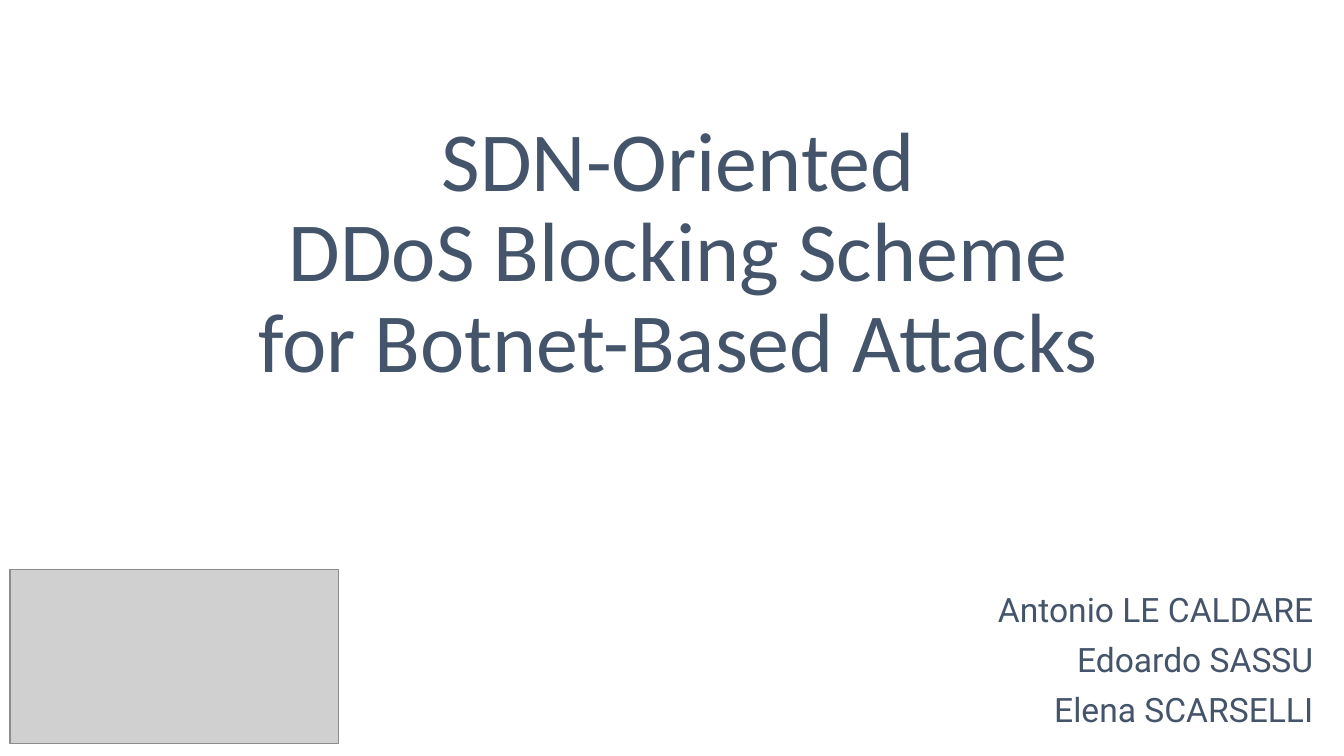
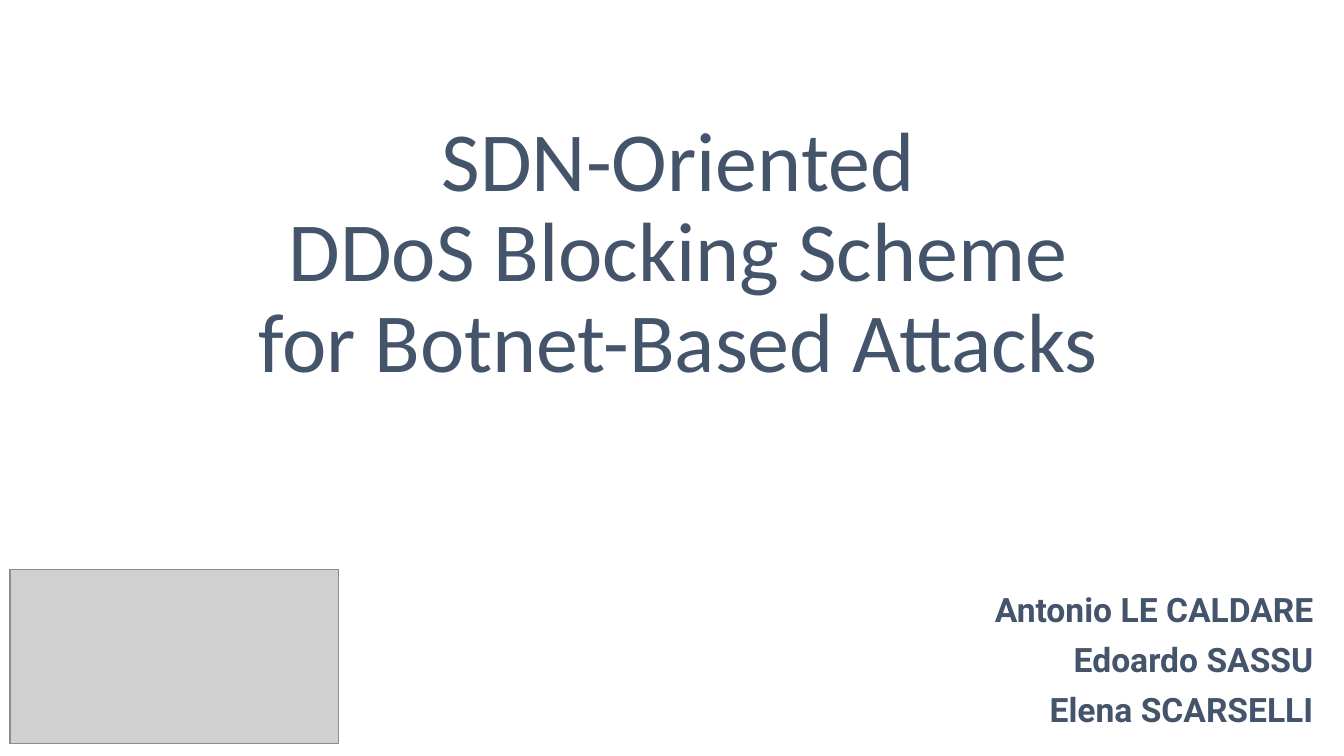
Before and after one commit to psoftware/ddosdefence-floodlight-controller, a slide deck: slide 1 of Docs/DDoSDefence.pptx. Drawn at 1344x756 pixels with LibreOffice and Linux fonts; fonts in the diff are those of the drawing; grey boxes stand for pictures. Boxes give left, top, right and bottom in pixels: in the first picture for what was removed or moved away, otherwise in the second. Text is boxed around its words. In the diff, an @@ line names an element or a change of style, - is before the commit and + after.

```diff
--- a/Docs/DDoSDefence.pptx
+++ b/Docs/DDoSDefence.pptx
@@ subtitle "Antonio LE CALDARE" at (x1=995, y1=597, x2=1314, y2=723): bold on @@
```
Also in this commit, not shown: 1 other slide changed, 4 slides added.
